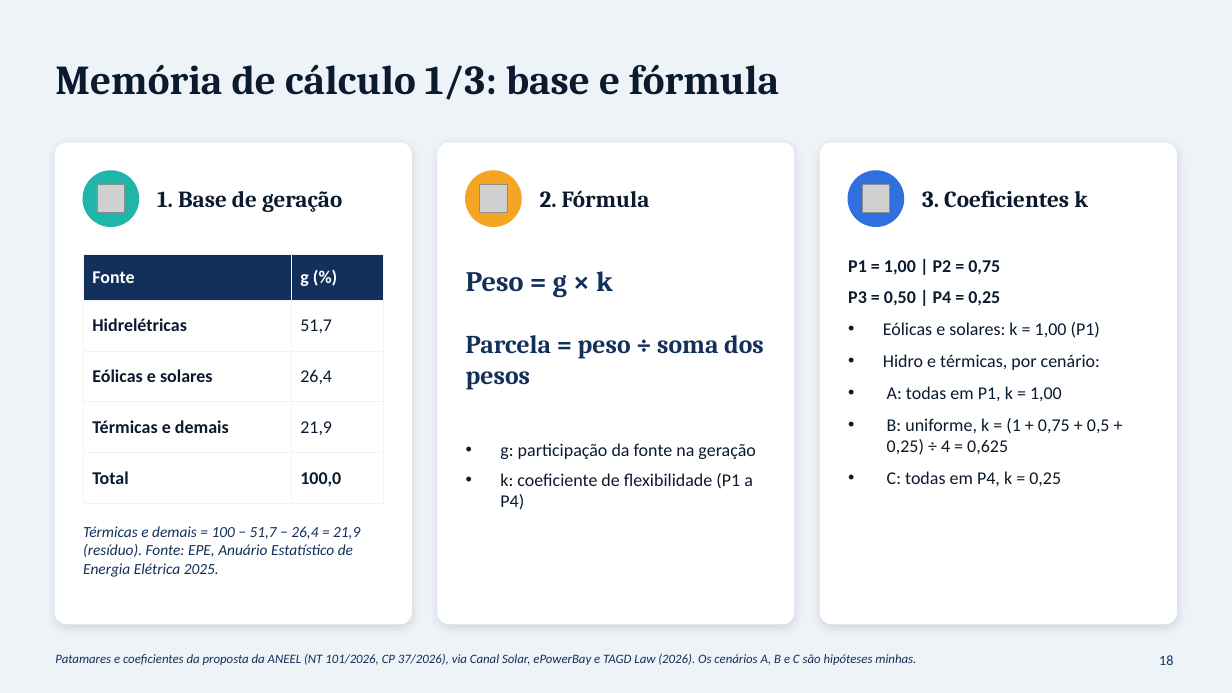
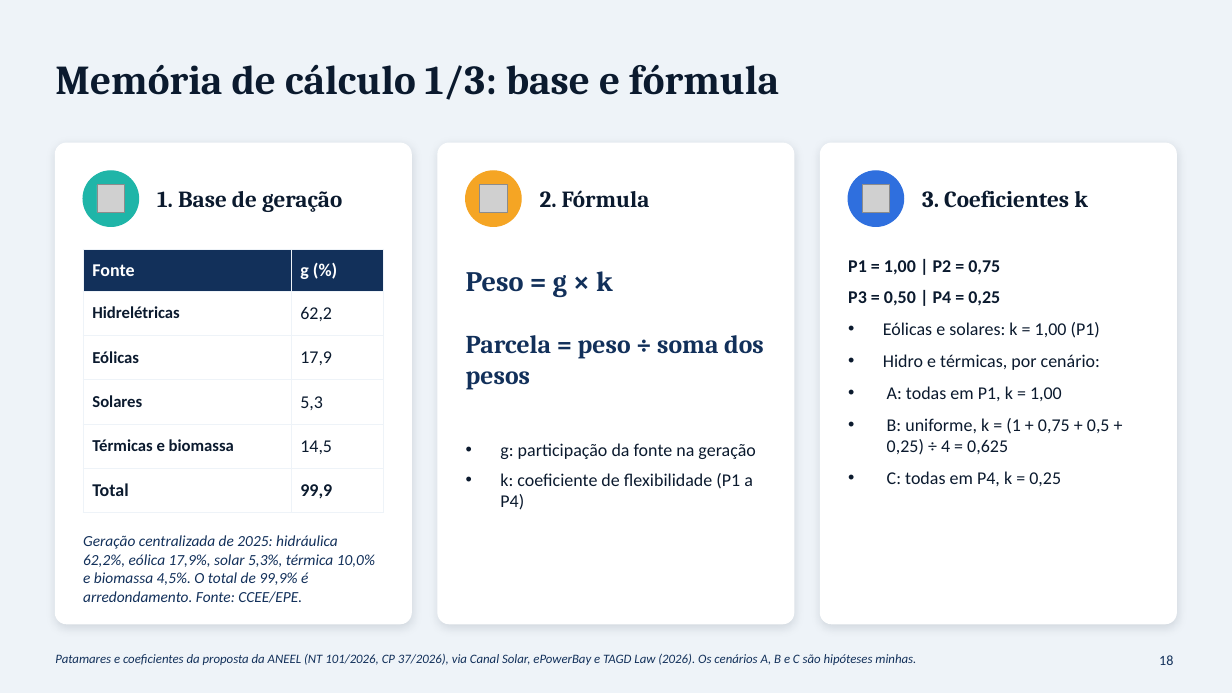
Before and after one commit to RonaldoSouza74/Instituto-de-Economia, a slide deck: slide 18 of Baterias_SIN_Economia_Setor_Eletrico_I.pptx. Drawn at 1232x693 pixels with LibreOffice and Linux fonts; fonts in the diff are those of the drawing; grey boxes stand for pictures. Boxes give left, top, right and bottom in pixels: in the first picture for what was removed or moved away, otherwise in the second. Text is boxed around its words. In the diff, an @@ line names an element or a change of style, - is before the commit and + after.

```diff
--- a/Baterias_SIN_Economia_Setor_Eletrico_I.pptx
+++ b/Baterias_SIN_Economia_Setor_Eletrico_I.pptx
@@ table at (83, 250, 384, 503) @@
-row 2: Hidrelétricas | 51,7
-row 3: Eólicas e solares | 26,4
-row 4: Térmicas e demais | 21,9
-row 5: Total | 100,0
+row 2: Hidrelétricas | 62,2
+row 3: Eólicas | 17,9
+row 4: Solares | 5,3
+row 5: Térmicas e biomassa | 14,5
+row 6: Total | 99,9
@@ table: place and size @@
-table at (83, 254, 384, 491)
+table at (83, 250, 384, 503)
@@ text at (83, 535, 375, 603): text changed @@
-Térmicas e demais = 100 − 51,7 − 26,4 = 21,9 (resíduo). Fonte: EPE, Anuário Estatístico de Energia Elétrica 2025.
+Geração centralizada de 2025: hidráulica 62,2%, eólica 17,9%, solar 5,3%, térmica 10,0% e biomassa 4,5%. O total de 99,9% é arredondamento. Fonte: CCEE/EPE.
```
Also in this commit, not shown: 15 other slides changed, 2 slides added, 2 slides removed.
